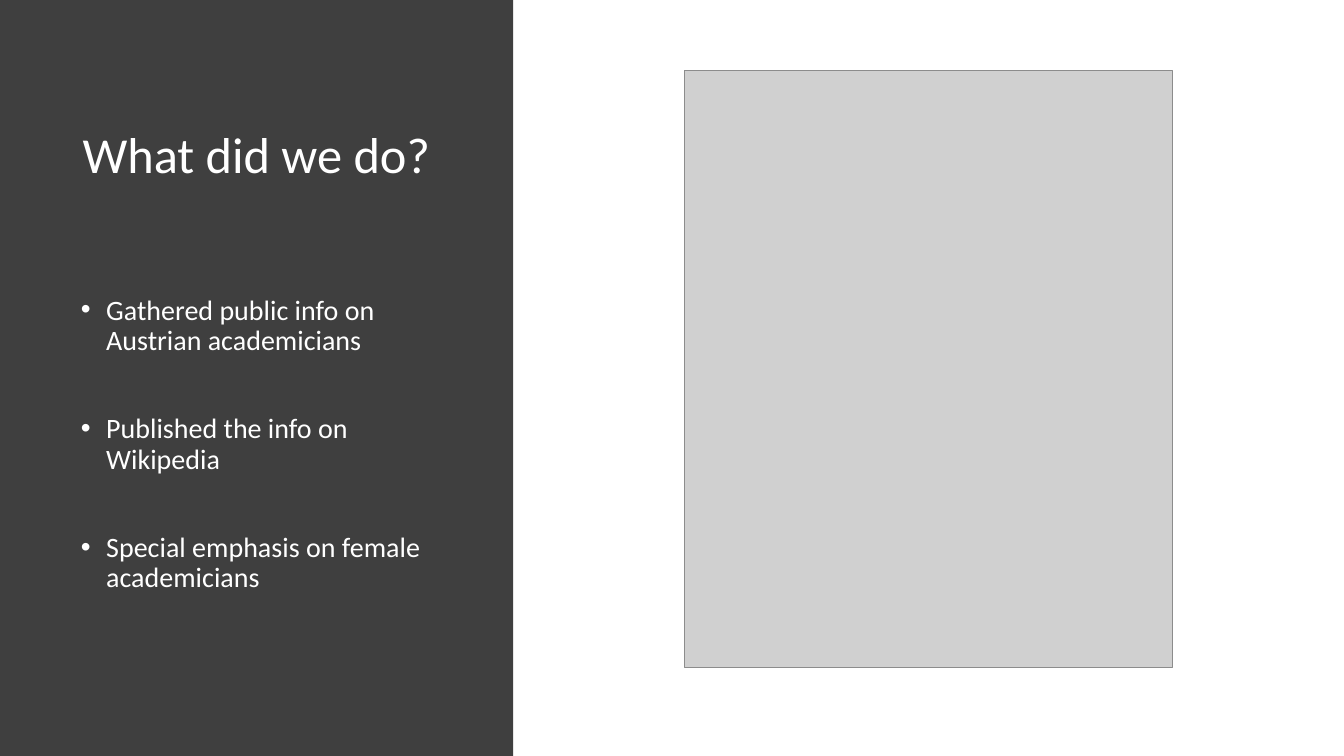
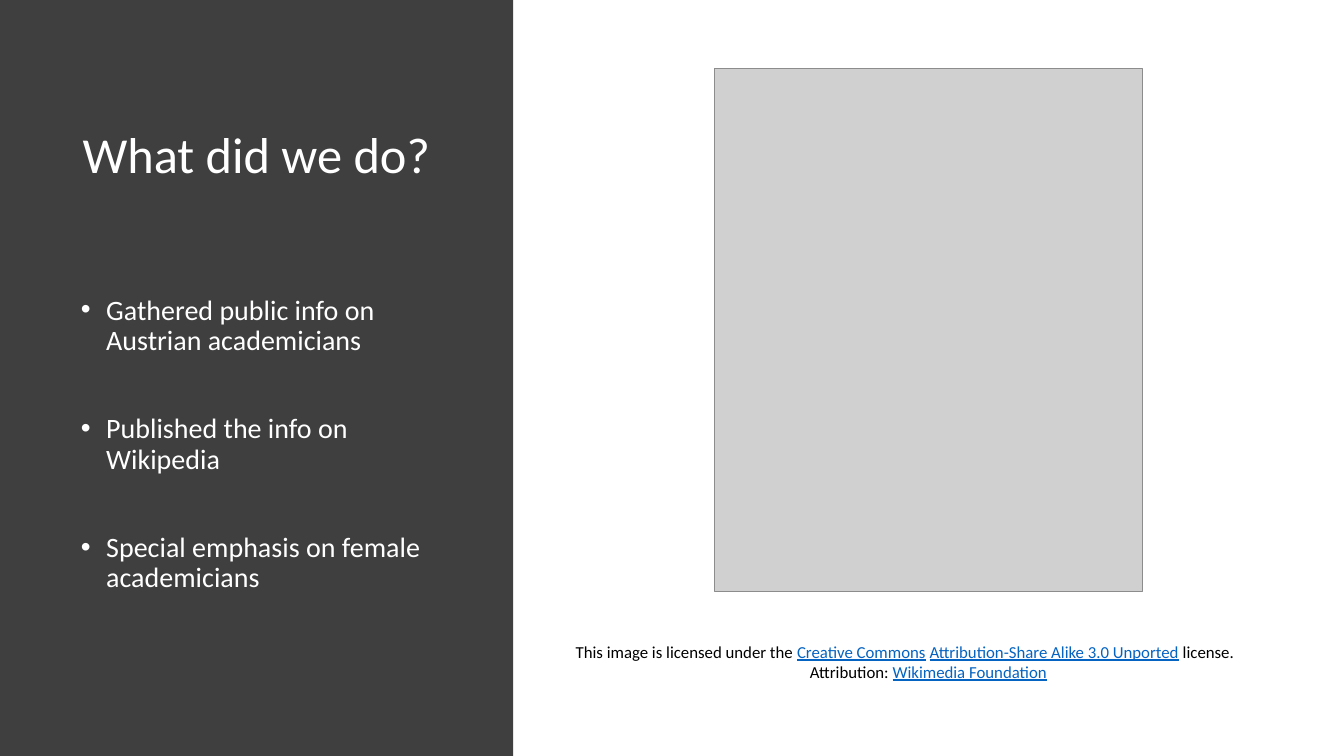
Before and after one commit to EvaJobst/EvaJobst.github.io, a slide deck: slide 2 of assets/FOT_Presentation.pptx. Drawn at 1344x756 pixels with LibreOffice and Linux fonts; fonts in the diff are those of the drawing; grey boxes stand for pictures. Boxes give left, top, right and bottom in pixels: in the first picture for what was removed or moved away, otherwise in the second. Text is boxed around its words. In the diff, an @@ line names an element or a change of style, - is before the commit and + after.

```diff
--- a/assets/FOT_Presentation.pptx
+++ b/assets/FOT_Presentation.pptx
@@ picture: place and size @@
-picture at bbox=[685, 71, 1173, 667]
+picture at bbox=[715, 69, 1142, 592]
@@ text added at bbox=[576, 646, 1234, 681], 12 pt, text #0563C1, underline @@
+This image is licensed under the Creative Commons Attribution-Share Alike 3.0 Unported license.
+Attribution: Wikimedia Foundation
```
Also in this commit, not shown: 2 other files.
